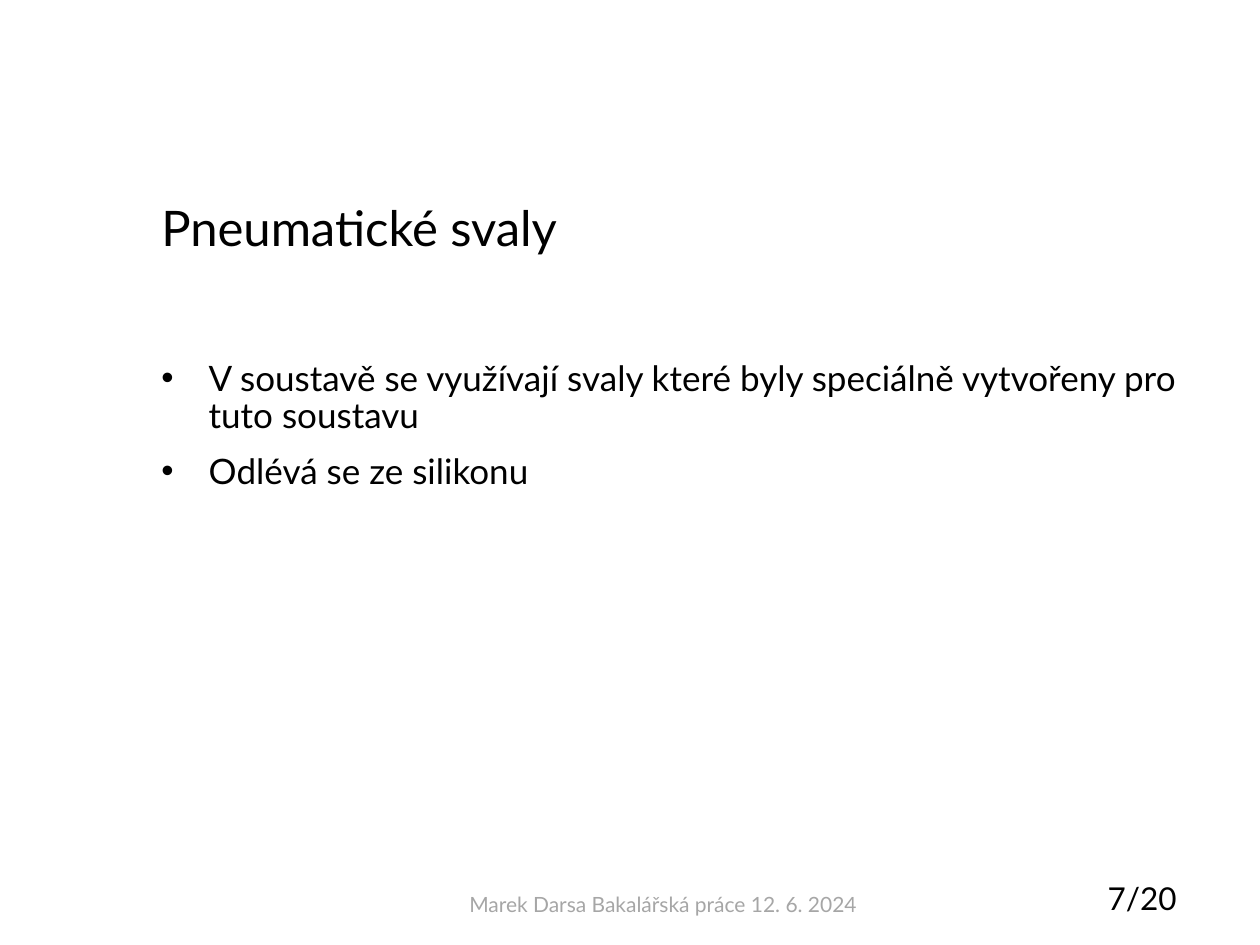
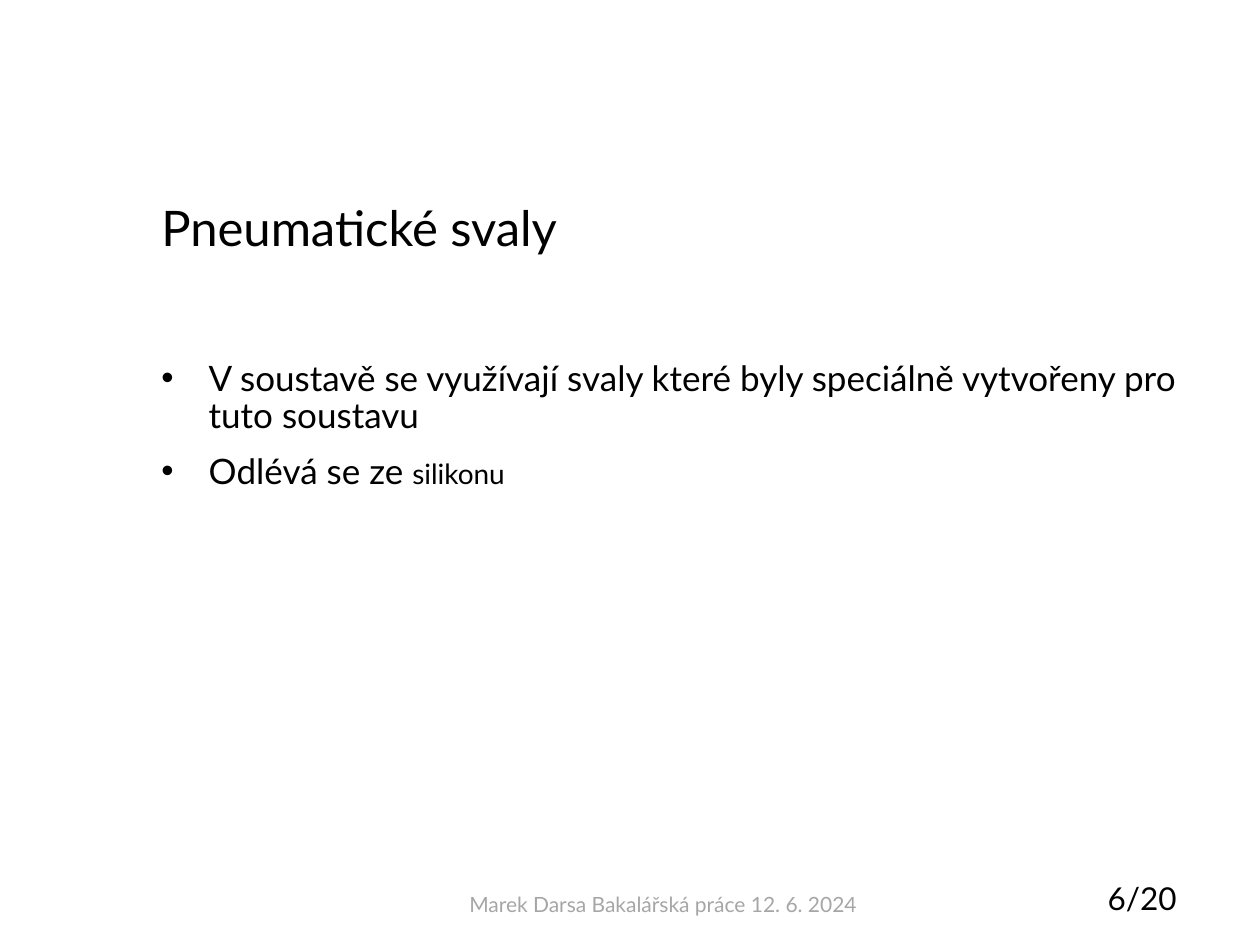
Before and after one commit to IronKnee22/Bakalarka, a slide deck: slide 6 of Obhajoba_darsamar.pptx (slide 7 before the commit). Drawn at 1260x945 pixels with LibreOffice and Linux fonts; fonts in the diff are those of the drawing; background and template pictures are left out. Boxes give left, top, right and bottom in pixels: in the first picture for what was removed or moved away, otherwise in the second. Text is boxed around its words. In the diff, an @@ line names an element or a change of style, - is before the commit and + after.

```diff
--- a/Obhajoba_darsamar.pptx
+++ b/Obhajoba_darsamar.pptx
@@ text at [209, 458, 504, 485]: size 20 to 16 pt in "silikonu" @@
@@ page number at [1108, 886, 1177, 912]: text changed @@
-7/20
+6/20
```
Also in this commit, not shown: 5 other files.
